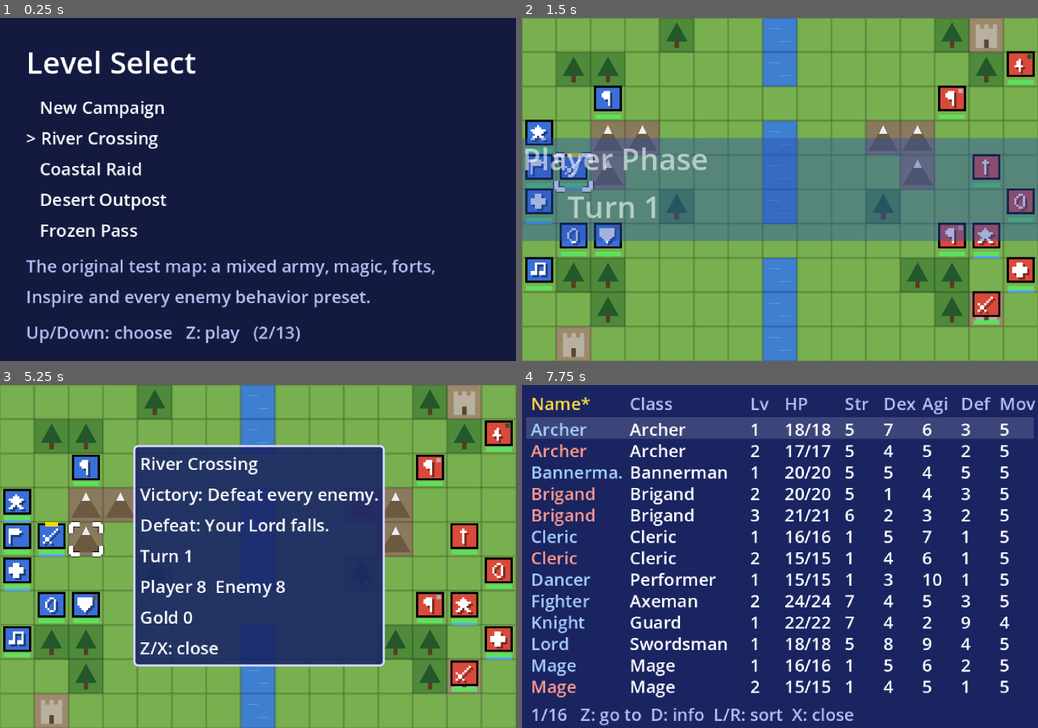
Above: before the commit, frames 1-4 (two rows, left to right).
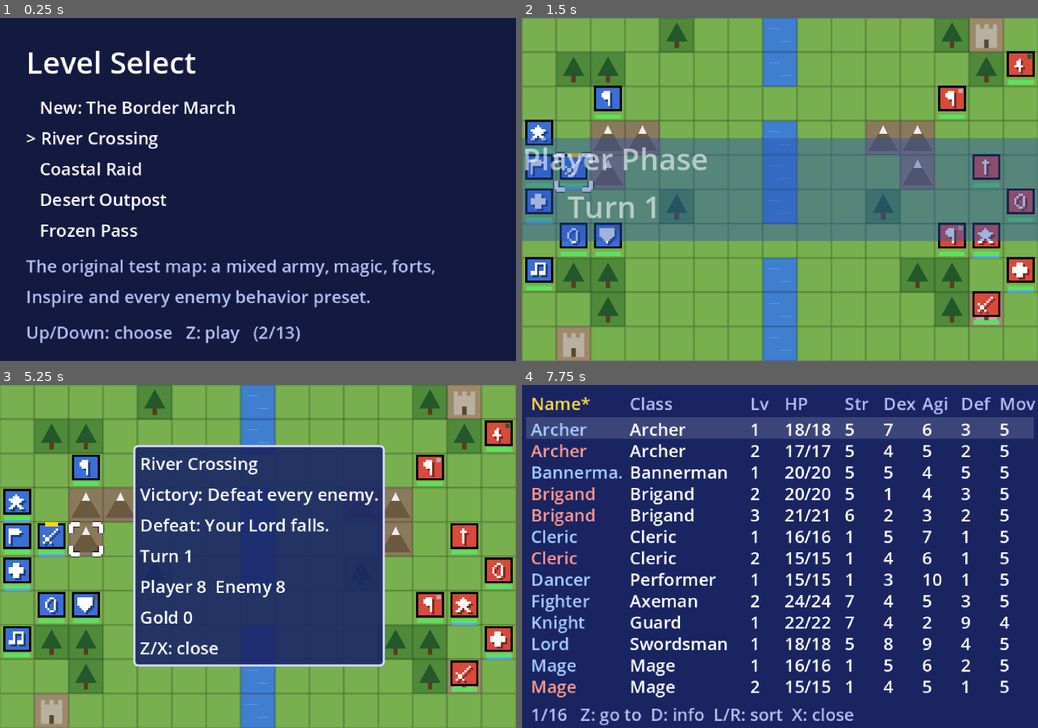
Above: after the commit, the same moments.

Repository: Marcompp/SRPG_Engine
Game: Godot game, scene res://scenes/level_select.tscn
The game is run twice, just before and just after one commit, with the same random seed, the same clock (stepped at 60 frames per second) and the same inputs.
Inputs:
- Up to frame 1 (0.25 s): no input
- Up to frame 2 (1.5 s): tap Enter at 0.5 s; hold Right (ui_right) 0.53-1.28 s; hold Z (confirm) 0.53-1.28 s; tap D (unit_info) at 0.8, 1.35 s; hold Down (ui_down) from 1.28 s (still down)
- Up to frame 3 (5.25 s): tap Z (confirm) at 1.55, 3.05, 4.55 s; release Down (ui_down) at 2.03 s; hold Right (ui_right) 2.03-2.78 s; hold Z (confirm) 2.03-2.78 s; tap D (unit_info) at 2.3, 3.8, 4.35 s; hold Up (ui_up) 2.78-3.53 s; tap C (danger_zone) at 2.85 s; hold A (next_unit) 3.53-4.28 s; hold Left (ui_left) 3.53-5.03 s; tap X (cancel) at 4.15 s; tap S (skip) at 4.9 s; hold Down (ui_down) from 5.03 s (still down); hold Z (confirm) from 5.03 s (still down)
- Up to frame 4 (7.75 s): tap D (unit_info) at 5.3, 5.85, 6.8 s; release Down (ui_down) at 5.78 s; release Z (confirm) at 5.78 s; hold Right (ui_right) 5.78-6.53 s; tap Z (confirm) at 6.05, 7.55 s; hold Up (ui_up) 6.53-7.28 s; hold Z (confirm) 6.53-7.28 s; hold Right (ui_right) from 7.28 s (still down); tap C (danger_zone) at 7.35 s

The runs differ from the first frame. In frame 1, 0.6% of the frame differs, in the area x 10-46%, y 24-84%; in frame 2, nothing differs; in frame 3, less than 0.1%; in frame 4, less than 0.1%.

Commit message:
Support several campaigns
Campaigns are folders in data/campaigns/ (campaign.cfg plus a chapters/
folder), listed by its index.cfg. Campaign.select switches the active
one; each has its own save, and the old single save becomes the Border
March's. The level select offers New and Continue per campaign, and
suspends remember their campaign. Also fixes a flaky faction test whose
villager could die to a crit.

Co-Authored-By: Claude Opus 5.5 <noreply@anthropic.com>

Diff:
--- /dev/null
+++ b/data/campaigns/border_march/campaign.cfg
@@ -0,0 +1,5 @@
+; The first campaign: five chapters on the border march. Also the test suite's
+; campaign (tests/test_campaign.gd, test_economy.gd...). Format: docs/data.md.
+name="The Border March"
+description="Five chapters with one army, permadeath included."
+chapters=["ch1", "ch2", "ch3", "ch4", "ch5"]
--- /dev/null
+++ b/data/campaigns/index.cfg
@@ -0,0 +1,3 @@
+; Campaigns, in the order the level select lists them. Each is a folder here:
+; <id>/campaign.cfg and <id>/chapters/ (format: docs/data.md).
+order=["border_march"]
--- a/data/chapters/index.cfg
+++ /dev/null
@@ -1,2 +0,0 @@
-; Campaign chapters, played in this order. Format: scripts/chapters.gd.
-order=["ch1", "ch2", "ch3", "ch4", "ch5"]
--- a/scripts/battle_phases.gd
+++ b/scripts/battle_phases.gd
@@ -268,6 +268,8 @@
 func resume_suspended() -> void:
 	var data := SaveGame.read_suspend()
 	# A campaign chapter needs the campaign it belongs to (army, convoy, chapter).
+	if data.get("campaign", false):
+		Campaign.select(data.get("campaign_id", Campaign.LEGACY_ID))
 	Campaign.active = data.get("campaign", false) and Campaign.load_save()
 	battle.events.load_for(data.level)
 	SaveGame.restore(battle, data)
--- a/scripts/campaign.gd
+++ b/scripts/campaign.gd
@@ -1,12 +1,13 @@
 class_name Campaign
 extends RefCounted
-## The campaign: a fixed run of chapters (Chapters.ORDER) played by one army that
-## carries levels, EXP and items from map to map.
+## The campaign being played: one of Chapters.CAMPAIGNS (`id`, picked with select), a
+## fixed run of chapters (Chapters.ORDER) played by one army that carries levels, EXP
+## and items from map to map. Each campaign has its own save (save_path).
 ##
 ## Permadeath: a unit that falls leaves the army for good. It's kept in `fallen`
 ## (its data plus where and when) so later mechanics can interact with death.
-## Saved to `path` when a campaign starts and after each completed chapter, so a
-## lost chapter is retried with the army as it was before it.
+## Saved when a campaign starts and after each completed chapter, so a lost chapter
+## is retried with the army as it was before it.
 
 ## Biography line for each way a unit can fall (Battle.campaign_deaths "how").
 const DEATH_TEXTS := {  # i18n
@@ -14,7 +15,14 @@
 	"Succumbed to poison": "Succumbed to poison in {map}, turn {turn}.",
 }
 
-static var path := "user://campaign.save"
+## Each campaign saves to save_prefix + its id + ".save" (tests use their own prefix).
+static var save_prefix := "user://campaign_"
+## Where campaigns were saved before there were several: that save belongs to
+## LEGACY_ID (see migrate_old_save). Tests point it elsewhere.
+static var old_path := "user://campaign.save"
+const LEGACY_ID := "border_march"
+## The selected campaign (a key of Chapters.CAMPAIGNS).
+static var id: String = Chapters.CAMPAIGNS.keys()[0]
 ## True while the battle being played is a campaign chapter.
 static var active := false
 ## Index into Chapters.ORDER of the chapter being prepared or played.
@@ -39,18 +47,43 @@
 static var stable: Array = []
 
 
-## The army's funds (docs/economy.md); a new campaign starts with START_GOLD.
+## The army's funds (docs/economy.md); a new campaign starts with its "start_gold",
+## or START_GOLD.
 static var gold := 0
 const START_GOLD := 1000
 
 
+## Makes `campaign_id` the campaign being played (its chapters become Chapters.ORDER).
+## Its state is loaded with load_save or reset with start_new.
+static func select(campaign_id: String) -> void:
+	assert(Chapters.CAMPAIGNS.has(campaign_id), "unknown campaign: " + campaign_id)
+	id = campaign_id
+	Chapters.ORDER = Chapters.order_of(campaign_id)
+
+
+## The selected campaign's campaign.cfg keys (name, description...).
+static func info() -> Dictionary:
+	return Chapters.CAMPAIGNS[id]
+
+
+static func save_path() -> String:
+	return save_prefix + id + ".save"
+
+
 static func has_save() -> bool:
-	return FileAccess.file_exists(path)
+	return FileAccess.file_exists(save_path())
+
+
+## A save from before there were several campaigns becomes LEGACY_ID's.
+static func migrate_old_save() -> void:
+	var legacy := save_prefix + LEGACY_ID + ".save"
+	if FileAccess.file_exists(old_path) and not FileAccess.file_exists(legacy):
+		DirAccess.rename_absolute(old_path, legacy)
 
 
 static func start_new() -> void:
 	chapter = 0
-	gold = START_GOLD
+	gold = info().get("start_gold", START_GOLD)
 	army = []
 	convoy = []
 	fallen = []
@@ -62,21 +95,21 @@
 
 
 static func save() -> void:
-	var file := FileAccess.open(path, FileAccess.WRITE)
-	file.store_var({"version": SaveGame.VERSION, "chapter": chapter, "gold": gold, "army": army, "convoy": convoy,
+	var file := FileAccess.open(save_path(), FileAccess.WRITE)
+	file.store_var({"version": SaveGame.VERSION, "campaign": id, "chapter": chapter, "gold": gold, "army": army, "convoy": convoy,
 		"fallen": fallen, "recruited": recruited, "stable": stable})
 
 
 ## Loads the saved campaign (the state before the current chapter). False if none.
 static func load_save() -> bool:
-	var file := FileAccess.open(path, FileAccess.READ)
+	var file := FileAccess.open(save_path(), FileAccess.READ)
 	if file == null:
 		return false
 	var data = file.get_var()
 	if not data is Dictionary or data.get("version", 0) != SaveGame.VERSION:
 		return false
 	chapter = data.chapter
-	gold = data.get("gold", START_GOLD)
+	gold = data.get("gold", info().get("start_gold", START_GOLD))
 	army = data.army
 	convoy = data.convoy
 	fallen = data.fallen
@@ -150,7 +183,7 @@
 
 static func delete_save() -> void:
 	if has_save():
-		DirAccess.remove_absolute(path)
+		DirAccess.remove_absolute(save_path())
 
 
 static func is_complete() -> bool:
--- a/scripts/chapters.gd
+++ b/scripts/chapters.gd
@@ -1,7 +1,12 @@
 class_name Chapters
 extends RefCounted
-## Campaign chapters (see Campaign), played in ORDER by one persistent army.
-## Same format as Levels, plus:
+## Campaigns and their chapters (see Campaign). Each campaign is a folder in
+## data/campaigns/ (listed by its index.cfg): campaign.cfg, with
+##   name, description: shown on the level select.
+##   chapters:        chapter ids, in play order (files in its chapters/ folder).
+##   start_gold:      the army's funds when it starts (default Campaign.START_GOLD).
+## A chapter is played by the campaign's one persistent army. Same format as Levels,
+## plus:
 ##   deploy:          player starting cells, in order (the Lord takes the first);
 ##                    its size is the number of units the chapter allows.
 ##   recruits:        units (roster format) that join the army at this chapter.
@@ -12,8 +17,51 @@
 ##                    Shop.DEFAULT_STOCK).
 ##   reinforcements:  [{"turn": N, "units": [enemy roster entries]}]; they appear at
 ##                    the start of enemy phase N and act from the next one.
-## Chapters have no "players": the army is deployed from the prep screen.
+## Chapters have no "players": the army is deployed from the prep screen. Chapter ids
+## are unique across every campaign and test map (saves and Levels.get_level use them).
 
-static var ORDER := GameData.strings("chapters/index", "", "order")
+const DIR := "campaigns"
 
-static var DATA := GameData.folder("chapters")
+## {campaign id: campaign.cfg's keys}, in index order.
+static var CAMPAIGNS := _load_campaigns()
+
+## Every chapter of every campaign, by id.
+static var DATA := _load_chapters()
+
+## The selected campaign's chapters (see Campaign.select), in play order.
+static var ORDER: Array[String] = order_of(CAMPAIGNS.keys()[0])
+
+
+## The chapter ids of `campaign`, in play order.
+static func order_of(campaign: String) -> Array[String]:
+	var result: Array[String] = []
+	result.assign(CAMPAIGNS[campaign].chapters)
+	result.make_read_only()
+	return result
+
+
+static func _load_campaigns() -> Dictionary:
+	var result := {}
+	for id in GameData.strings(DIR + "/index", "", "order"):
+		result[id] = GameData.section(DIR + "/" + id + "/campaign", "")
+	result.make_read_only()
+	return result
+
+
+static func _load_chapters() -> Dictionary:
+	var result := {}
+	for id: String in CAMPAIGNS:
+		var chapters := GameData.folder(DIR + "/" + id + "/chapters", CAMPAIGNS[id].chapters)
+		for chapter: String in chapters:
+			assert(not result.has(chapter), "chapter id used twice: " + chapter)
+			result[chapter] = chapters[chapter]
+	result.make_read_only()
+	return result
+
+
+## Which campaign a chapter belongs to ("" for none).
+static func campaign_of(chapter: String) -> String:
+	for id: String in CAMPAIGNS:
+		if CAMPAIGNS[id].chapters.has(chapter):
+			return id
+	return ""
--- a/scripts/game_data.gd
+++ b/scripts/game_data.gd
@@ -30,11 +30,12 @@
 	return result
 
 
-## A folder of one-file-per-entry data (data/levels/, data/chapters/): {id: data}, in
-## the order its index.cfg lists. Each entry file holds its keys outside any section.
-static func folder(dir: String) -> Dictionary:
+## A folder of one-file-per-entry data (data/levels/, a campaign's chapters/): {id:
+## data}, in the order `ids` lists, or by default the order its index.cfg lists. Each
+## entry file holds its keys outside any section.
+static func folder(dir: String, ids: Array = []) -> Dictionary:
 	var result := {}
-	for id in strings(dir + "/index", "", "order"):
+	for id: String in ids if not ids.is_empty() else Array(strings(dir + "/index", "", "order")):
 		result[id] = _section(_load(dir + "/" + id), "")
 	return _frozen(result)
 
--- a/scripts/level_select.gd
+++ b/scripts/level_select.gd
@@ -1,14 +1,16 @@
 extends Control
 ## Level select (for testing): Up/Down to pick a level, Z to play it. When a
-## battle was suspended, a "Resume" entry at the top picks it back up; "Options"
-## at the bottom opens the options menu.
+## battle was suspended, a "Resume" entry at the top picks it back up; then each
+## campaign (Chapters.CAMPAIGNS) gets a Continue entry (if it has a save) and a New
+## one; "Options" at the bottom opens the options menu.
 
 const BATTLE_SCENE := "res://scenes/main.tscn"
 const PREP_SCENE := "res://scenes/prep.tscn"
 const DIM := Color(0.7, 0.75, 0.95)
 
 var index := 0
-## [{"label", "description", "level", "resume"}], in display order.
+## [{"label", "description", and "level"+"resume", "campaign"+"campaign_id" or
+## "options"}], in display order.
 var choices: Array = []
 ## Rows of the choice list shown at once.
 const LIST_ROWS := 5
@@ -60,22 +62,28 @@
 
 func _build_choices() -> void:
 	choices.clear()
+	Campaign.migrate_old_save()
 	var suspended := SaveGame.read_suspend()
 	if not suspended.is_empty() and (Levels.DATA.has(suspended.level) or Chapters.DATA.has(suspended.level)):
 		var level := Levels.get_level(suspended.level)
 		choices.append({"label": tr("Resume: %s, Turn %d") % [tr(level.name), suspended.turn],
 			"description": tr("Continue the suspended battle."), "level": suspended.level, "resume": true})
-	if Campaign.load_save():
-		if Campaign.is_complete():
-			choices.append({"label": tr("Campaign complete!"), "description": tr("Every chapter cleared. Start a new campaign below."),
-				"campaign": "none"})
-		else:
-			var chapter_name := tr(Campaign.chapter_data().name)
-			choices.append({"label": tr("Continue Campaign: %s") % chapter_name.get_slice(":", 0),
-				"description": tr("Back to the preparations for %s.") % chapter_name, "campaign": "continue"})
-	choices.append({"label": tr("New Campaign"), "campaign": "new",
-		"description": tr("Five chapters with one army. Overwrites the current campaign.") if Campaign.has_save()
-			else tr("Five chapters with one army, permadeath included.")})
+	for campaign_id: String in Chapters.CAMPAIGNS:
+		Campaign.select(campaign_id)
+		var campaign_name := tr(Campaign.info().name)
+		if Campaign.load_save():
+			if Campaign.is_complete():
+				choices.append({"label": tr("%s: complete!") % campaign_name, "campaign": "none",
+					"campaign_id": campaign_id, "description": tr("Every chapter cleared. Start it again below.")})
+			else:
+				var chapter_name := tr(Campaign.chapter_data().name)
+				choices.append({"label": tr("Continue %s: %s") % [campaign_name, chapter_name.get_slice(":", 0)],
+					"description": tr("Back to the preparations for %s.") % chapter_name, "campaign": "continue",
+					"campaign_id": campaign_id})
+		var about := tr(Campaign.info().get("description", ""))
+		choices.append({"label": tr("New: %s") % campaign_name, "campaign": "new", "campaign_id": campaign_id,
+			"description": (about + " " + tr("Overwrites your progress in it.")).strip_edges() if Campaign.has_save()
+				else about})
 	for id in Levels.ORDER:
 		var level := Levels.get_level(id)
 		choices.append({"label": tr(level.name), "description": tr(level.description), "level": id, "resume": false})
@@ -113,17 +121,20 @@
 		if choice.get("options", false):
 			_options.open()
 			return
+		if choice.has("campaign_id"):
+			Campaign.select(choice.campaign_id)
 		match choice.get("campaign", ""):
 			"none":
 				return
 			"continue":
+				Campaign.load_save()
 				get_tree().change_scene_to_file(PREP_SCENE)
 				return
 			"new":
 				# Overwriting a campaign takes a second press.
 				if Campaign.has_save() and not _confirm_new:
 					_confirm_new = true
-					_description.text = tr("Press Z again to start over (the current campaign is lost).")
+					_description.text = tr("Press Z again to start over (your progress in it is lost).")
 					return
 				Campaign.start_new()
 				get_tree().change_scene_to_file(PREP_SCENE)
--- a/scripts/save_game.gd
+++ b/scripts/save_game.gd
@@ -51,6 +51,7 @@
 		"version": VERSION,
 		"level": Levels.selected,
 		"campaign": Campaign.active,
+		"campaign_id": Campaign.id,
 		"turn": battle.turn,
 		"grid": _encode(battle.map.grid, ids),
 		"tile_hp": battle.map.tile_hp.duplicate(),
--- a/tests/run_tests.gd
+++ b/tests/run_tests.gd
@@ -28,7 +28,8 @@
 	DirAccess.remove_absolute(Settings.path)
 	Settings.reload()
 	# ...or a real campaign.
-	Campaign.path = "user://test_campaign.save"
+	Campaign.save_prefix = "user://test_campaign_"
+	Campaign.old_path = "user://test_campaign.save"
 	Campaign.delete_save()
 	_run_all()
 
--- a/tests/test_campaign.gd
+++ b/tests/test_campaign.gd
@@ -383,3 +383,36 @@
 	check_eq(Campaign.convoy[-1].uses, Weapons.max_uses(Campaign.convoy[-1]), "and the convoy's")
 	check_eq(prep._row_count(), 0, "nothing left to repair")
 	prep.queue_free()
+
+
+# --- Several campaigns -------------------------------------------------------
+
+func test_campaigns_select_and_save_apart() -> void:
+	var first: String = Chapters.CAMPAIGNS.keys()[0]
+	Campaign.select(first)
+	check_eq(Array(Chapters.ORDER), Array(Chapters.CAMPAIGNS[first].chapters), "select sets the chapter order")
+	check_eq(Campaign.save_path(), Campaign.save_prefix + first + ".save", "each campaign has its own save")
+	Campaign.start_new()
+	check(Campaign.has_save(), "a new campaign saves")
+	var file := FileAccess.open(Campaign.save_path(), FileAccess.READ)
+	check_eq(file.get_var().get("campaign", ""), first, "and the save says which campaign it is")
+	file.close()
+	# A save from before there were several campaigns is the Border March's.
+	Campaign.delete_save()
+	FileAccess.open(Campaign.old_path, FileAccess.WRITE).store_var({"version": SaveGame.VERSION})
+	Campaign.migrate_old_save()
+	check(not FileAccess.file_exists(Campaign.old_path), "the old save is moved")
+	Campaign.select(Campaign.LEGACY_ID)
+	check(Campaign.has_save(), "to the Border March's save")
+	Campaign.delete_save()
+
+
+func test_level_select_lists_campaigns() -> void:
+	Campaign.select(Chapters.CAMPAIGNS.keys()[0])
+	Campaign.delete_save()
+	var screen = load("res://scripts/level_select.gd").new()
+	screen._build_choices()
+	var news: Array = screen.choices.filter(func(c): return c.get("campaign", "") == "new")
+	check_eq(news.size(), Chapters.CAMPAIGNS.size(), "a New entry per campaign")
+	check(news.all(func(c): return Chapters.CAMPAIGNS.has(c.campaign_id)), "each naming its campaign")
+	screen.free()
--- a/tests/test_data.gd
+++ b/tests/test_data.gd
@@ -14,7 +14,14 @@
 		"ints stay ints and floats stay floats")
 	check(Levels.DATA["river_crossing"].players[0].cell is Vector2i, "cells load as Vector2i")
 	check_eq(Levels.DATA.keys(), Array(Levels.ORDER), "maps load in index order")
-	check_eq(Chapters.DATA.keys(), Array(Chapters.ORDER), "chapters load in index order")
+	check_eq(Chapters.DATA.keys().slice(0, Chapters.ORDER.size()), Array(Chapters.ORDER),
+		"the first campaign's chapters load in its order")
+	for campaign: String in Chapters.CAMPAIGNS:
+		var info: Dictionary = Chapters.CAMPAIGNS[campaign]
+		check(info.has("name") and not info.chapters.is_empty(), "campaign %s: a name and chapters" % campaign)
+		for chapter: String in info.chapters:
+			check(Chapters.DATA.has(chapter) and not Levels.DATA.has(chapter),
+				"campaign %s: chapter %s loads, and isn't also a test map's id" % [campaign, chapter])
 
 
 func test_data_references_exist() -> void:
--- a/tests/test_factions.gd
+++ b/tests/test_factions.gd
@@ -132,6 +132,7 @@
 	var lord: Unit = pair[0]
 	var brig: Unit = pair[1]
 	var villager := _spawn(Unit.Team.NEUTRAL, Vector2i(5, 7))
+	villager.max_hp = 60  # so no crit can fell it mid-test
 	villager.hp = 60
 	brig.set_cell(Vector2i(6, 7))
 	await b.actions.do_combat(brig, villager)
--- a/tools/extract_strings.gd
+++ b/tools/extract_strings.gd
@@ -44,10 +44,7 @@
 	for path in _files(EVENTS_DIR, "txt"):
 		for found in scan_events(FileAccess.get_file_as_string(path)):
 			_add(messages, found, path)
-	var data_files := _files(DATA_DIR, "cfg")
-	for dir in DirAccess.get_directories_at(DATA_DIR):
-		data_files.append_array(_files(DATA_DIR + dir + "/", "cfg"))
-	for path in data_files:
+	for path in _files_deep(DATA_DIR, "cfg"):
 		var file := path.trim_prefix(DATA_DIR).get_basename()
 		for found in scan_data(FileAccess.get_file_as_string(path), NAMED_DATA.has(file), file == "mounts"):
 			_add(messages, found, path)
@@ -184,6 +181,14 @@
 	return result
 
 
+## Files with `extension` in `dir` and every folder under it.
+static func _files_deep(dir: String, extension: String) -> Array[String]:
+	var result := _files(dir, extension)
+	for sub in DirAccess.get_directories_at(dir):
+		result.append_array(_files_deep(dir + sub + "/", extension))
+	return result
+
+
 ## `fn("§0§"` (and `, "§1§"` for plurals) in a statement's code, where §N§ stands
 ## for its Nth string literal.
 static func _calls(fn: String, count: int) -> RegEx:
Renamed: data/chapters/ch1.cfg -> data/campaigns/border_march/chapters/ch1.cfg
Renamed: data/chapters/ch2.cfg -> data/campaigns/border_march/chapters/ch2.cfg
Renamed: data/chapters/ch3.cfg -> data/campaigns/border_march/chapters/ch3.cfg
Renamed: data/chapters/ch4.cfg -> data/campaigns/border_march/chapters/ch4.cfg
Renamed: data/chapters/ch5.cfg -> data/campaigns/border_march/chapters/ch5.cfg
Not shown, changed: README.md
Not shown, changed: docs/data.md
Not shown, changed: docs/demo_outline.md
